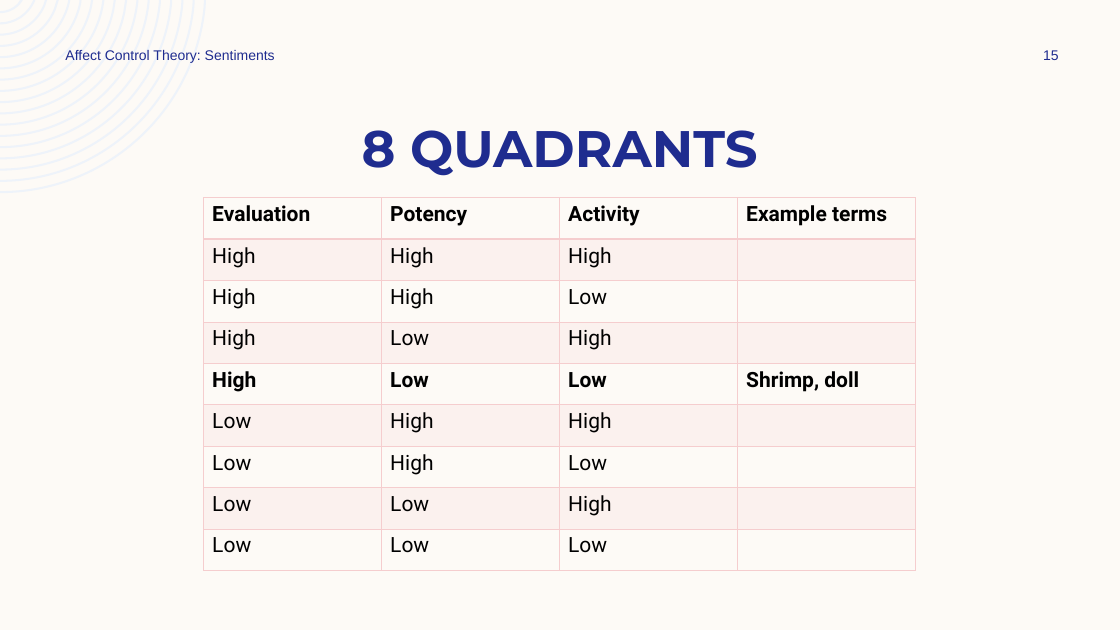
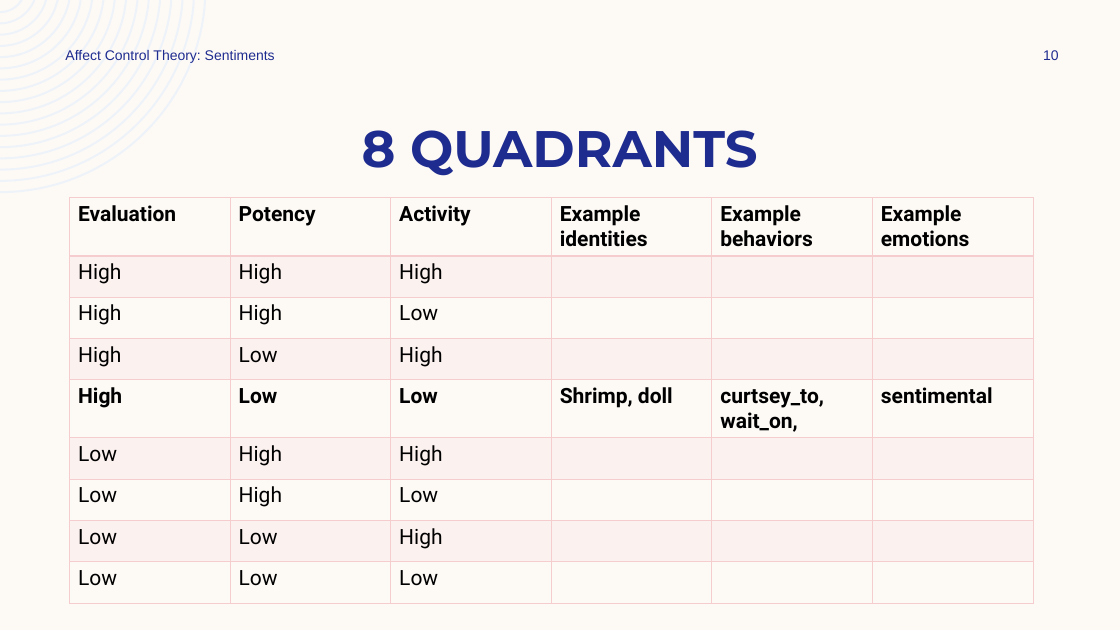
Before and after one commit to ekmaloney/soc490s, a slide deck: slide 10 of slides/jan_26.pptx (slide 15 before the commit). Drawn at 1120x630 pixels with LibreOffice and Linux fonts; fonts in the diff are those of the drawing. Boxes give left, top, right and bottom in pixels: in the first picture for what was removed or moved away, otherwise in the second. Text is boxed around its words. In the diff, an @@ line names an element or a change of style, - is before the commit and + after.

```diff
--- a/slides/jan_26.pptx
+++ b/slides/jan_26.pptx
@@ page number at [1043,50,1059,60]: text changed @@
-15
+10
@@ table at [70,198,1033,606] @@
-column 4: Example terms |  |  |  | Shrimp, doll |  |  |  | 
+column 4: Example identities |  |  |  | Shrimp, doll |  |  |  | 
+column 5: Example behaviors |  |  |  | curtsey_to, wait_on, |  |  |  | 
+column 6: Example emotions |  |  |  | sentimental |  |  |  | 
@@ table: place and size @@
-table at [204,198,917,571]
+table at [70,198,1033,606]
```
Also in this commit, not shown: 10 other slides changed, 29 slides added, 23 slides removed, 14 other files.
